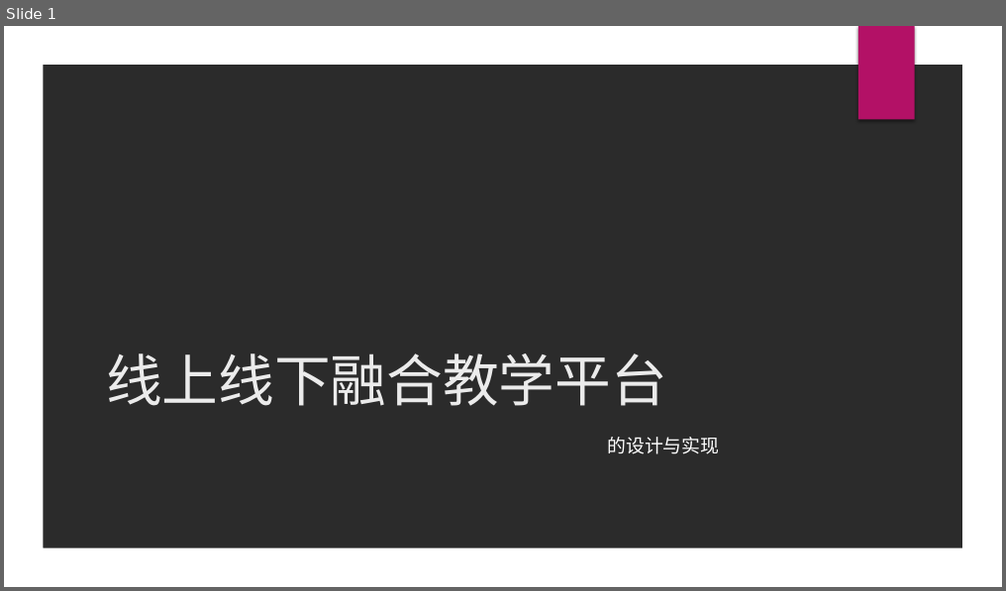
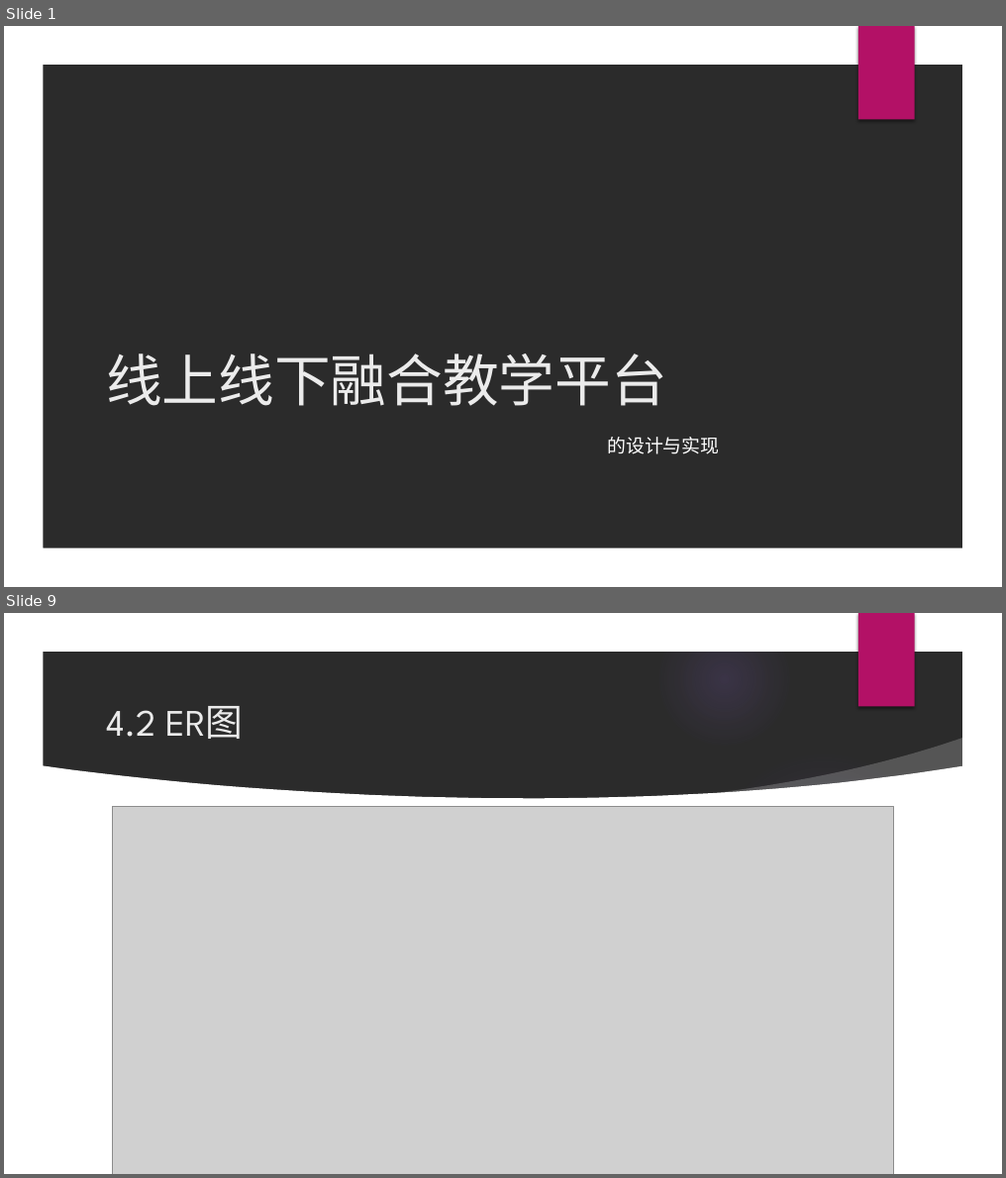
Before and after one commit to Minkmmx64/Blended-Learning-Platform, a slide deck: 开题答辩ppt.pptx. Shown one above the other, each under a label of ours: slide 1 before the commit, slides 1 and 9 after it; the slides between them are not shown. The pictures are 1006x591 and 1006x1178 pixels, drawn with LibreOffice and Linux fonts; fonts in the diff are those of the drawing; grey boxes stand for pictures; background and template pictures are left out; a plain dark background stands for a picture behind light text. Boxes give left, top, right and bottom in pixels: in the first picture for what was removed or moved away, otherwise in the second. Text is boxed around its words. In the diff, an @@ line names an element or a change of style, - is before the commit and + after.

```diff
--- a/开题答辩ppt.pptx
+++ b/开题答辩ppt.pptx
@@ slide 9 added at <box>4,613,1002,1174</box>, background picture (left out); not listed: 2 template elements that a slide beside it also shows @@
@@ title added at <box>106,706,243,739</box>, 36 pt, text #EBEBEB @@
+4.2 ER图
@@ group added at <box>4,614,971,1174</box>: 5 ellipses, 2 freeform shapes @@
@@ picture added at <box>112,807,894,1174</box> @@
```
Also in this commit, not shown: 2 slides changed, 6 other slides added, 37 other files.
